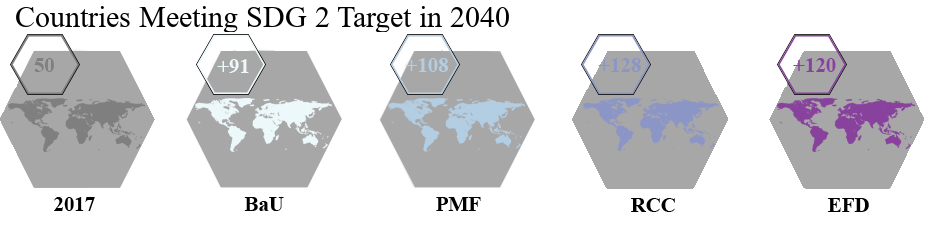
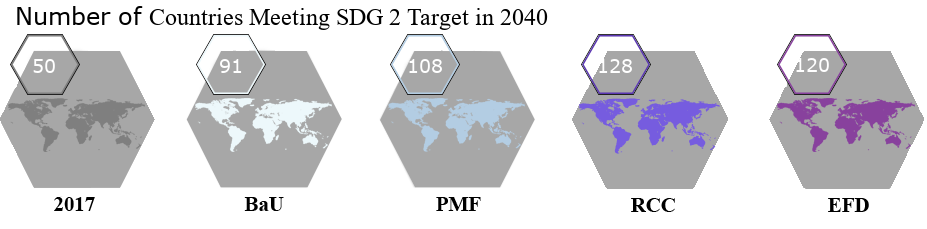
The second (927, 229) image is a revision of the first. Changes to its layers:
renamed "+120" to "120", painted on it over (x1=793, y1=58, x2=836, y2=72)
renamed "+128" to "128", painted on it over (x1=598, y1=58, x2=641, y2=73)
renamed "+108" to "108", painted on it over (x1=405, y1=58, x2=448, y2=73)
renamed "+91" to "91", painted on it over (x1=217, y1=59, x2=249, y2=73)
painted on "50" over (x1=33, y1=58, x2=55, y2=73)
renamed "Layer 6" to "world_map_4th_scen.png copy #1", moved it above "Number of Countries Meeting SD...", painted on it over (x1=578, y1=98, x2=720, y2=154)
renamed "Countries Meeting SDG 2 Target..." to "Number of Countries Meeting SD...", painted on it over (x1=16, y1=6, x2=548, y2=32)
painted on "Polygon 1 #3" over (x1=582, y1=35, x2=650, y2=94)
